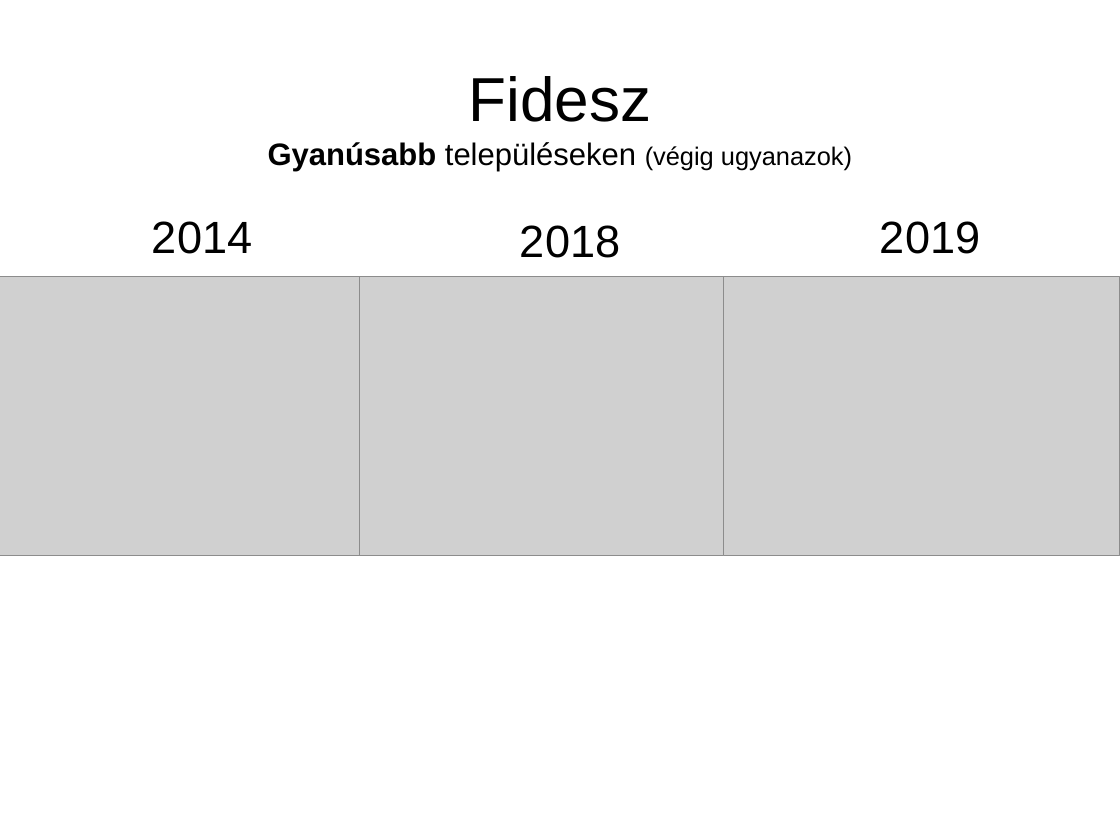
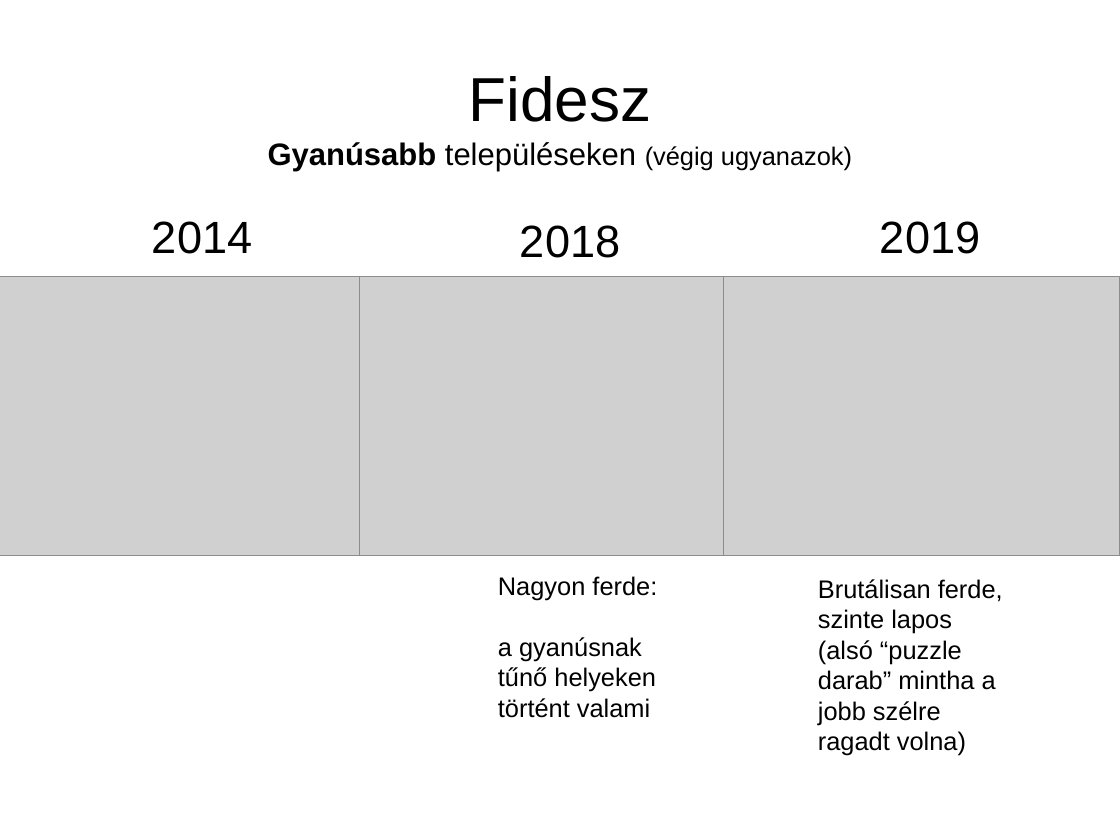
Before and after one commit to brezniczky/ep_elections_2019_hun, a slide deck: slide 9 of slides/hun/slides.odp. Drawn at 1120x840 pixels with LibreOffice and Linux fonts; fonts in the diff are those of the drawing; grey boxes stand for pictures. Boxes give left, top, right and bottom in pixels: in the first picture for what was removed or moved away, otherwise in the second. Text is boxed around its words. In the diff, an @@ line names an element or a change of style, - is before the commit and + after.

```diff
--- a/slides/hun/slides.odp
+++ b/slides/hun/slides.odp
@@ text added at (x1=498, y1=576, x2=657, y2=718), 18 pt, text #000000 @@
+Nagyon ferde:
+a gyanúsnak tűnő helyeken történt valami
@@ text added at (x1=818, y1=579, x2=1003, y2=756), 18 pt, text #000000 @@
+Brutálisan ferde, szinte lapos
+(alsó “puzzle darab” mintha a jobb szélre ragadt volna)
```
Also in this commit, not shown: 24 other slides changed, 3 slides added.
